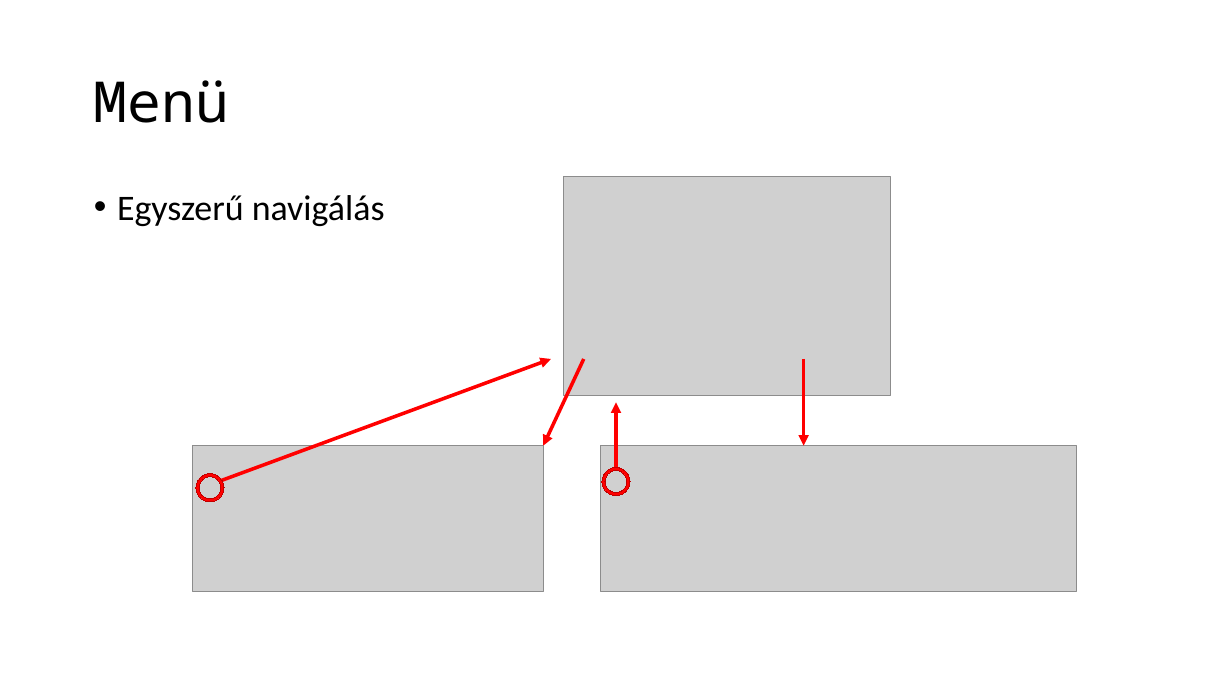
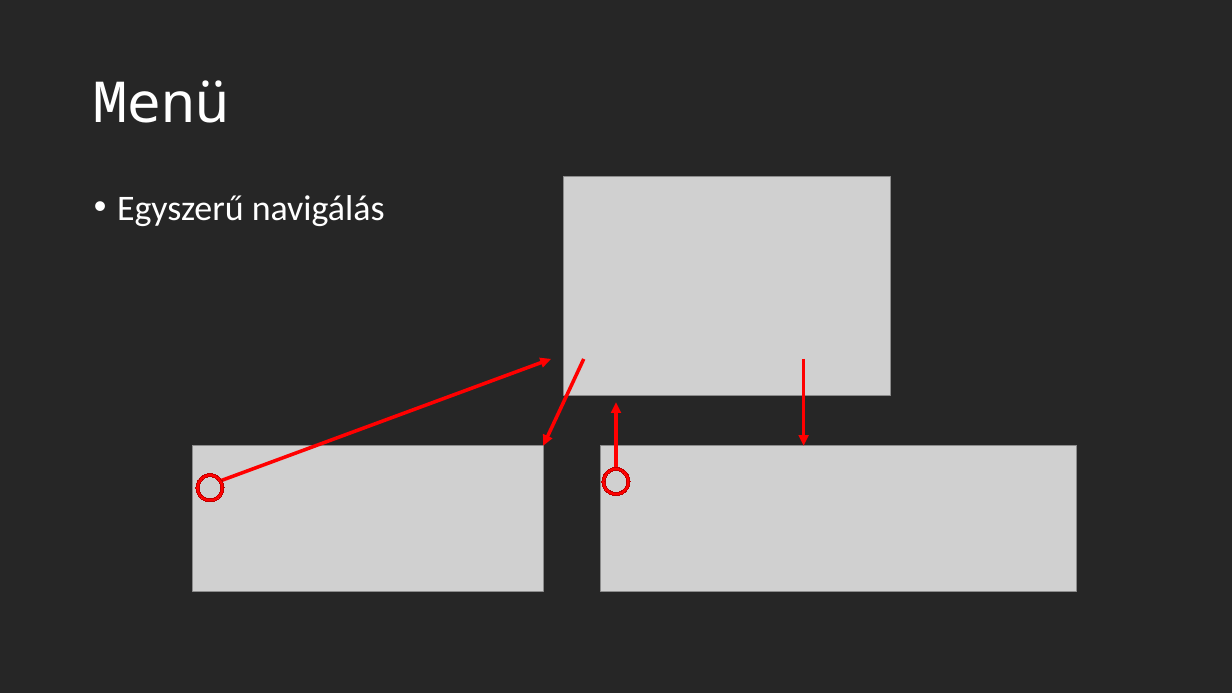
Before and after one commit to azigazibarni/2023-24-Projekt-I., a slide deck: slide 2 of documents/projektmunka.pptx. Drawn at 1232x693 pixels with LibreOffice and Linux fonts; fonts in the diff are those of the drawing; grey boxes stand for pictures. Boxes give left, top, right and bottom in pixels: in the first picture for what was removed or moved away, otherwise in the second. Text is boxed around its words. In the diff, an @@ line names an element or a change of style, - is before the commit and + after.

```diff
--- a/documents/projektmunka.pptx
+++ b/documents/projektmunka.pptx
@@ background #FFFFFF to #262626 @@
@@ title "Menü" at <box>94,80,230,123</box>: text colour #000000 to #FFFFFF @@
@@ text "Egyszerű navigálás" at <box>117,195,385,226</box>: text colour #000000 to #FFFFFF @@
```
Also in this commit, not shown: 3 other slides changed, 2 slides added.
